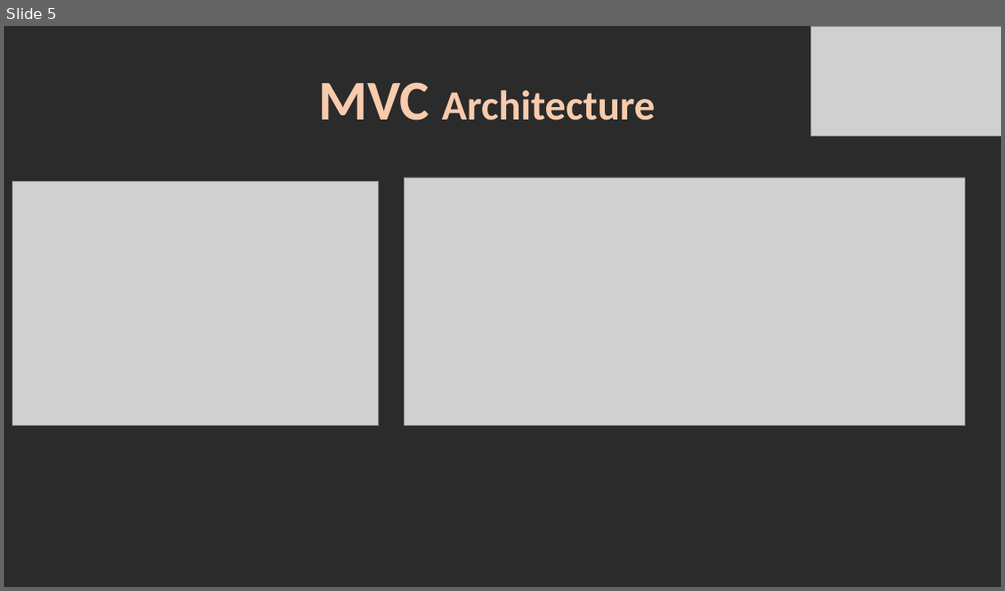
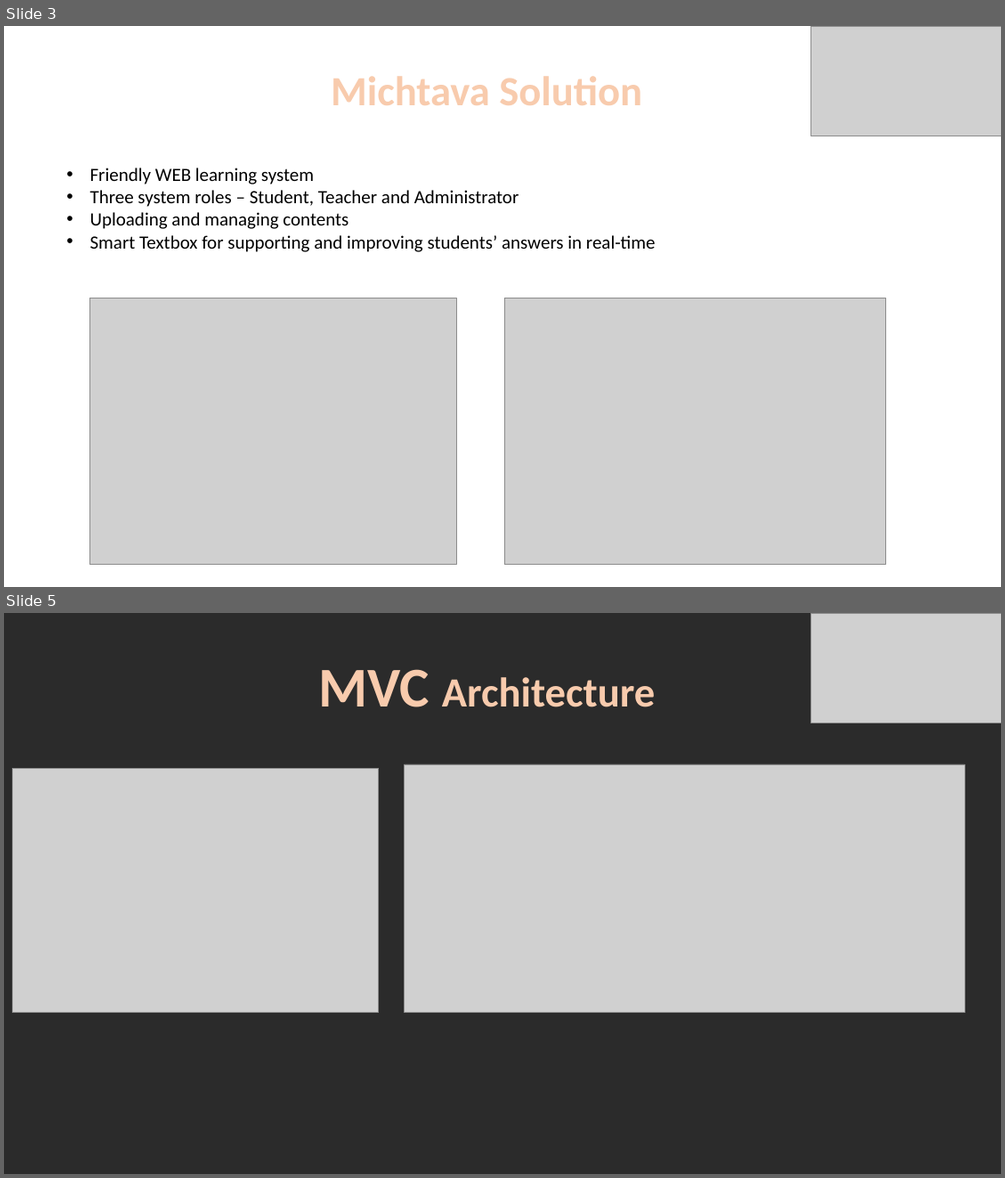
Before and after one commit to roypillar/Michtava, a slide deck: Michtava - Presentation.pptx. Shown one above the other, each under a label of ours: slide 5 before the commit, slides 3 and 5 after it; the slides between them are not shown. The pictures are 1005x591 and 1005x1178 pixels, drawn with LibreOffice and Linux fonts; fonts in the diff are those of the drawing; grey boxes stand for pictures; background and template pictures are left out; a plain dark background stands for a picture behind light text. Boxes give left, top, right and bottom in pixels: in the first picture for what was removed or moved away, otherwise in the second. Text is boxed around its words. In the diff, an @@ line names an element or a change of style, - is before the commit and + after.

```diff
--- a/Michtava - Presentation.pptx
+++ b/Michtava - Presentation.pptx
@@ slide 3 added at <box>4,26,1001,587</box>, background picture (left out) @@
@@ picture added at <box>811,26,1001,136</box> @@
@@ text added at <box>331,76,642,105</box>, 40 pt, text #F8CBAD, bold @@
+Michtava Solution
@@ text added at <box>90,168,655,252</box>, 18 pt, text #000000 @@
+• Friendly WEB learning system
+• Three system roles – Student, Teacher and Administrator
+• Uploading and managing contents
+• Smart Textbox for supporting and improving students’ answers in real-time
@@ picture added at <box>90,298,456,564</box> @@
@@ picture added at <box>504,298,886,564</box> @@
```
Also in this commit, not shown: 1 slide changed, 2 other slides added, 3 slides removed.
